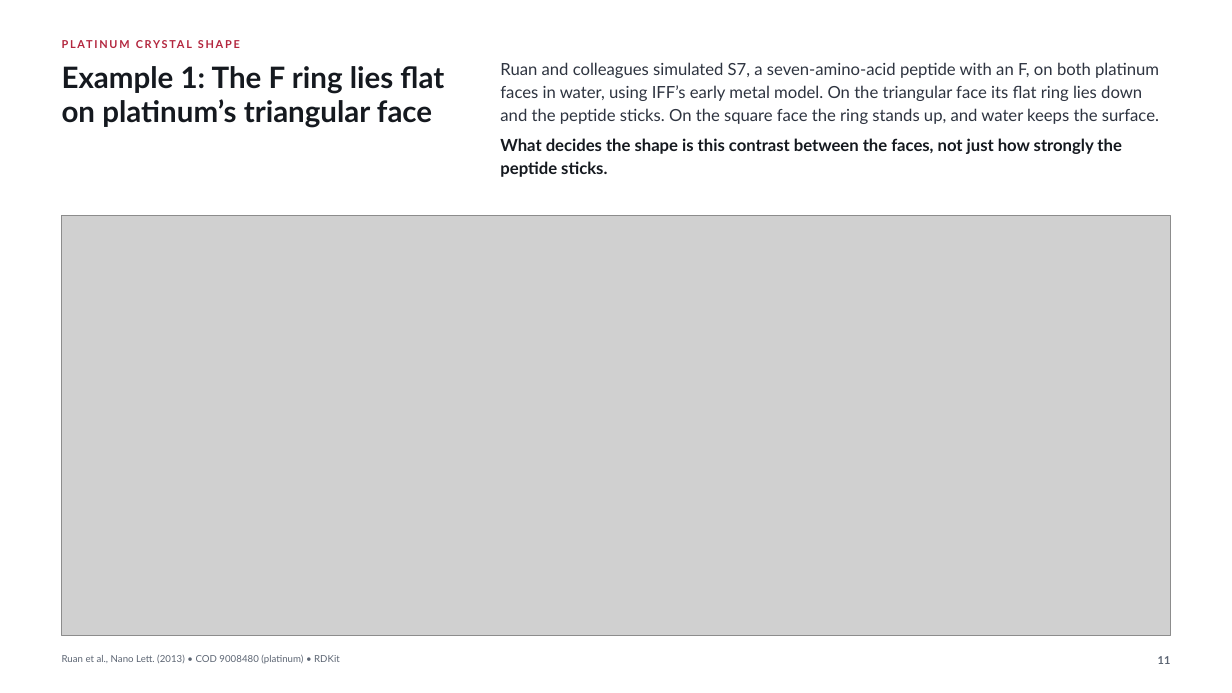
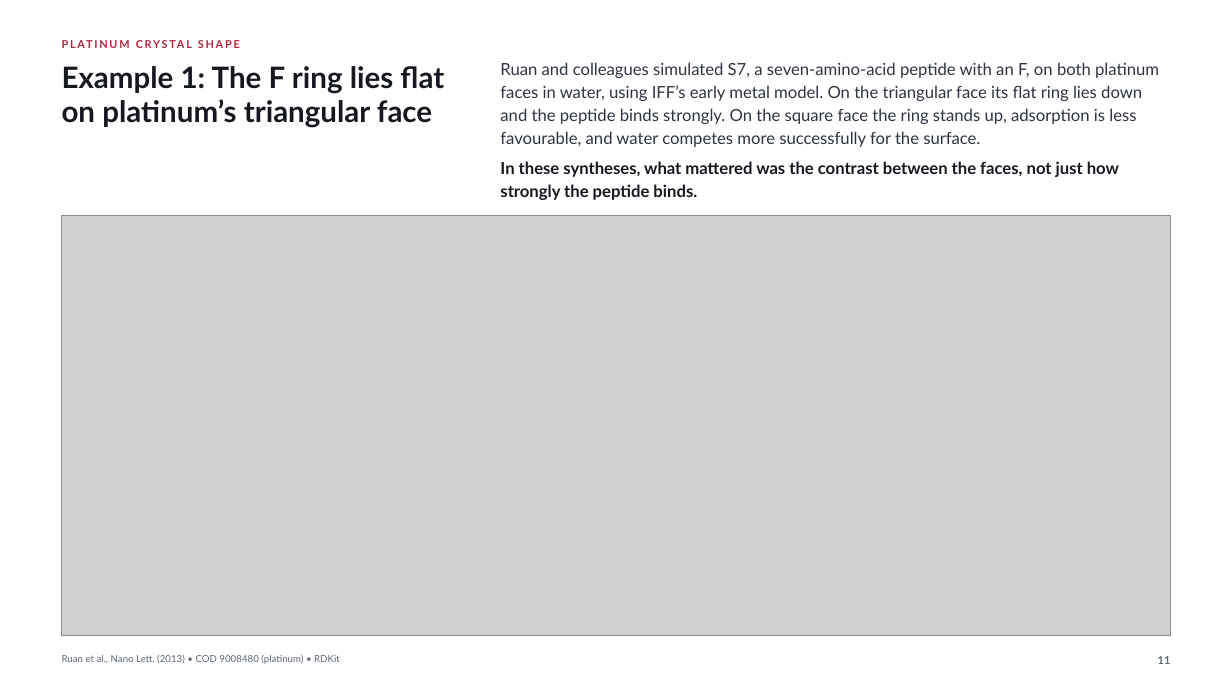
Before and after one commit to fl-sean03/fl-sean03.github.io, a slide deck: slide 11 of static/decks/interface-force-field/downloads/iff-visual-showcase.pptx. Drawn at 1232x693 pixels with LibreOffice and Linux fonts; fonts in the diff are those of the drawing; grey boxes stand for pictures. Boxes give left, top, right and bottom in pixels: in the first picture for what was removed or moved away, otherwise in the second. Text is boxed around its words. In the diff, an @@ line names an element or a change of style, - is before the commit and + after.

```diff
--- a/static/decks/interface-force-field/downloads/iff-visual-showcase.pptx
+++ b/static/decks/interface-force-field/downloads/iff-visual-showcase.pptx
@@ text at bbox=[500, 108, 1136, 124]: text changed @@
-and the peptide sticks. On the square face the ring stands up, and water keeps the surface.
+and the peptide binds strongly. On the square face the ring stands up, adsorption is less
@@ text added at bbox=[500, 131, 980, 147], 13 pt, text #2E3440 @@
+favourable, and water competes more successfully for the surface.
@@ text at bbox=[500, 161, 1119, 177]: text changed @@
-What decides the shape is this contrast between the faces, not just how strongly the
+In these syntheses, what mattered was the contrast between the faces, not just how
@@ text at bbox=[500, 184, 697, 200]: text changed @@
-peptide sticks.
+strongly the peptide binds.
```
Also in this commit, not shown: 7 other slides changed, 33 other files.
